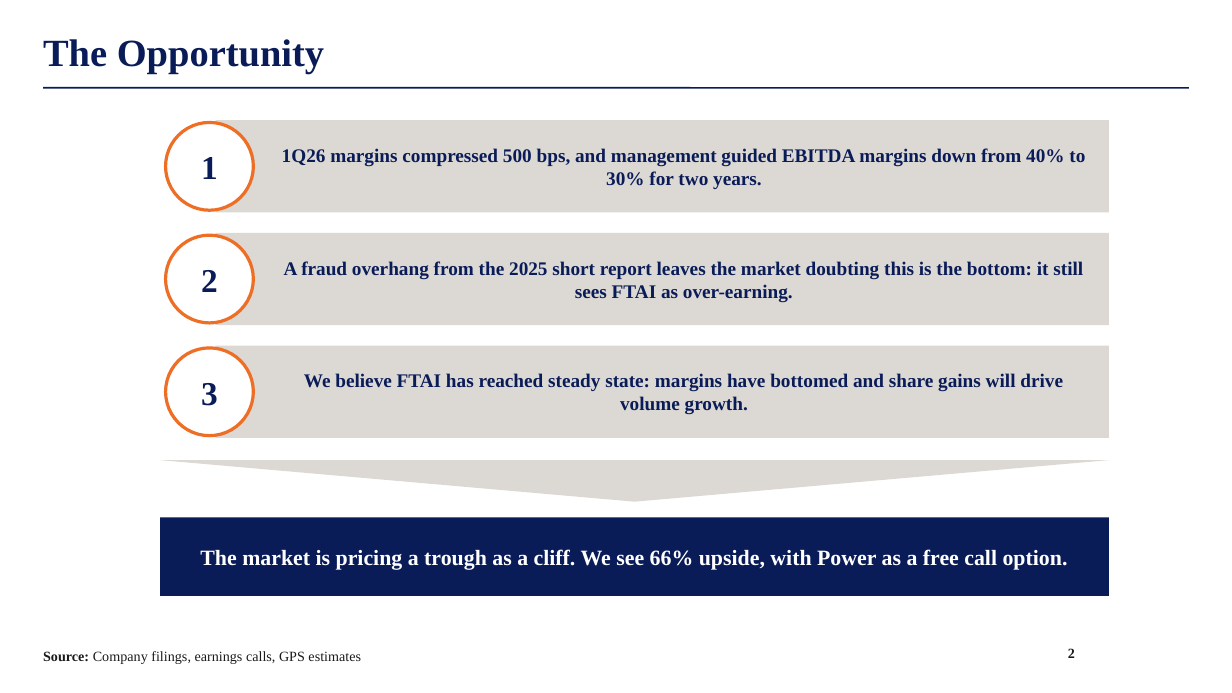
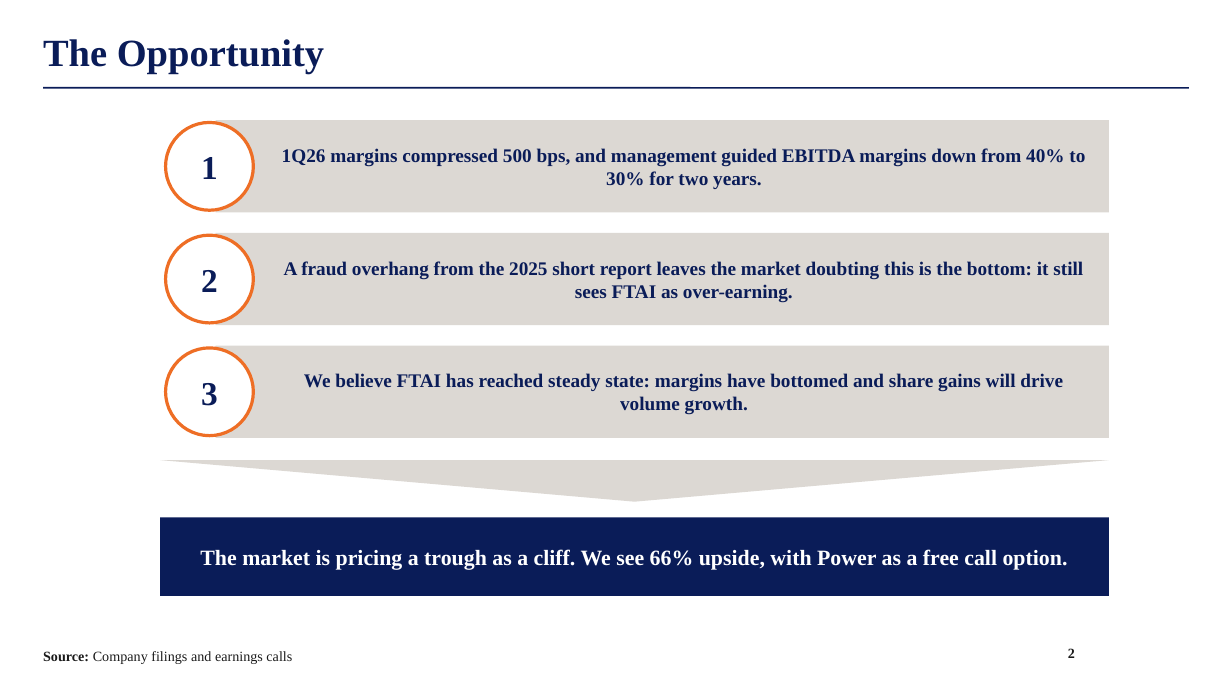
Before and after one commit to maxlsmls-dot/SPOT, a slide deck: slide 2 of deck/FTAI_Long_Pitch.pptx. Drawn at 1232x693 pixels with LibreOffice and Linux fonts; fonts in the diff are those of the drawing; background and template pictures are left out. Boxes give left, top, right and bottom in pixels: in the first picture for what was removed or moved away, otherwise in the second. Text is boxed around its words. In the diff, an @@ line names an element or a change of style, - is before the commit and + after.

```diff
--- a/deck/FTAI_Long_Pitch.pptx
+++ b/deck/FTAI_Long_Pitch.pptx
@@ text at (x1=43, y1=651, x2=292, y2=664): text changed @@
-Source: Company filings, earnings calls, GPS estimates
+Source: Company filings and earnings calls
```
Also in this commit, not shown: 12 other slides changed, 1 other file.
